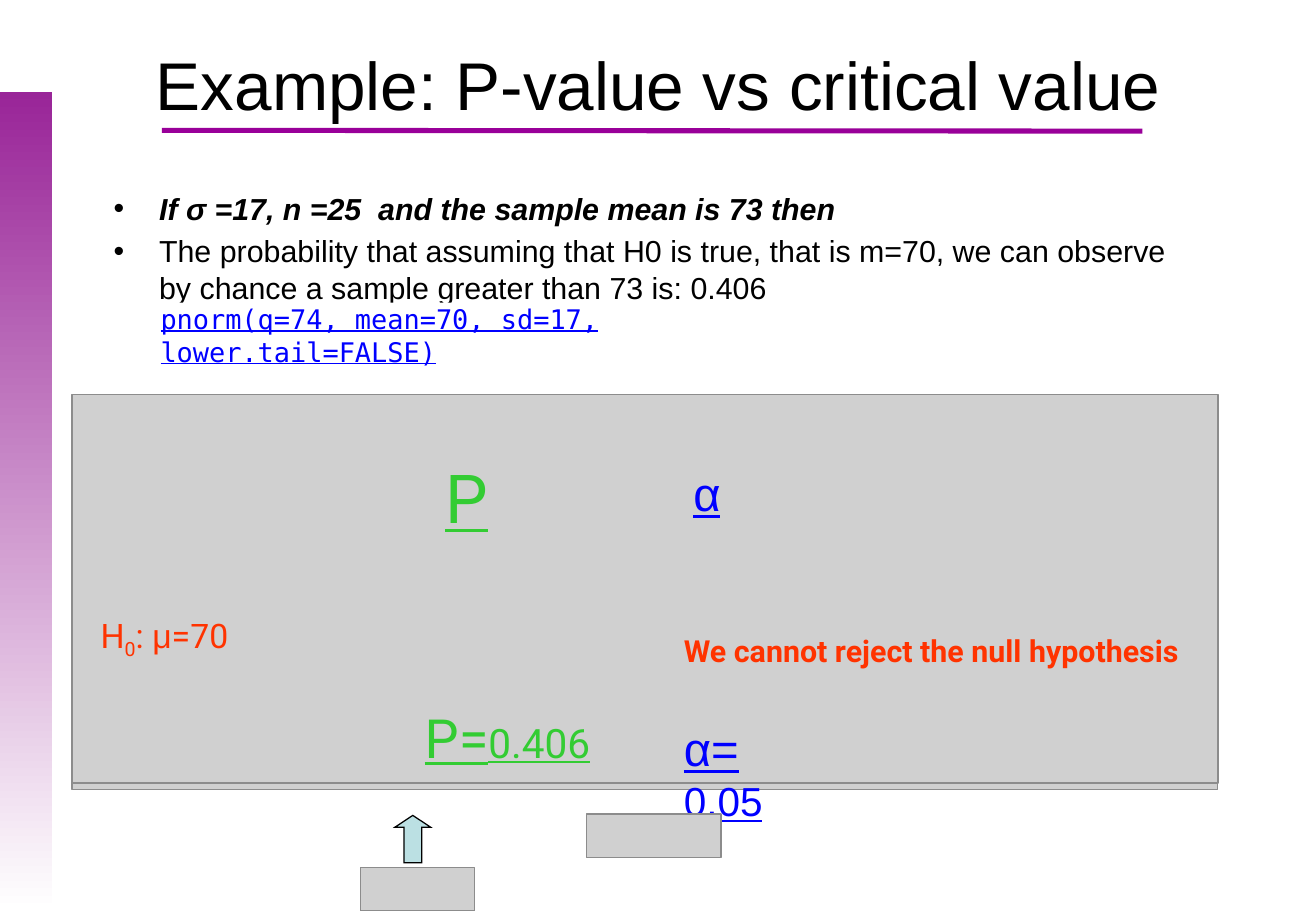
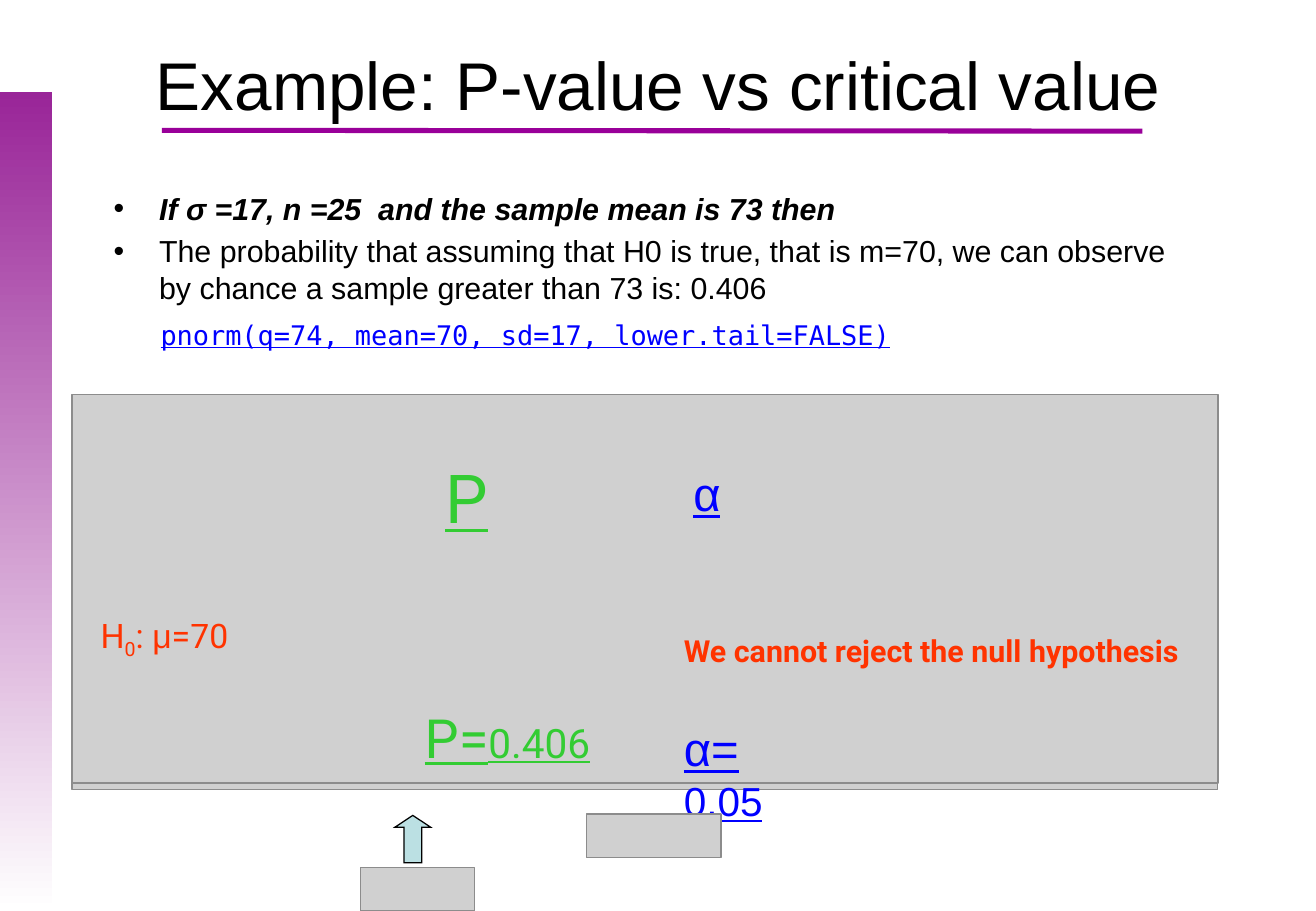
Before and after one commit to uebvhir/Course2020_Statistical-Analysis-with-R, a slide deck: slide 19 of Slides/StatisticsWithR-6-Principles_of_Hypothesis_Testing.pptx. Drawn at 1316x911 pixels with LibreOffice and Linux fonts; fonts in the diff are those of the drawing; grey boxes stand for pictures; background and template pictures are left out. Boxes give left, top, right and bottom in pixels: in the first picture for what was removed or moved away, otherwise in the second. Text is boxed around its words. In the diff, an @@ line names an element or a change of style, - is before the commit and + after.

```diff
--- a/Slides/StatisticsWithR-6-Principles_of_Hypothesis_Testing.pptx
+++ b/Slides/StatisticsWithR-6-Principles_of_Hypothesis_Testing.pptx
@@ text "pnorm(q=74, mean=70, sd=17, lower.tail=FALSE)" rewrapped from <box>161,308,598,366</box> to <box>161,324,890,351</box> @@
```
Also in this commit, not shown: 9 other slides changed, 1 other file.
